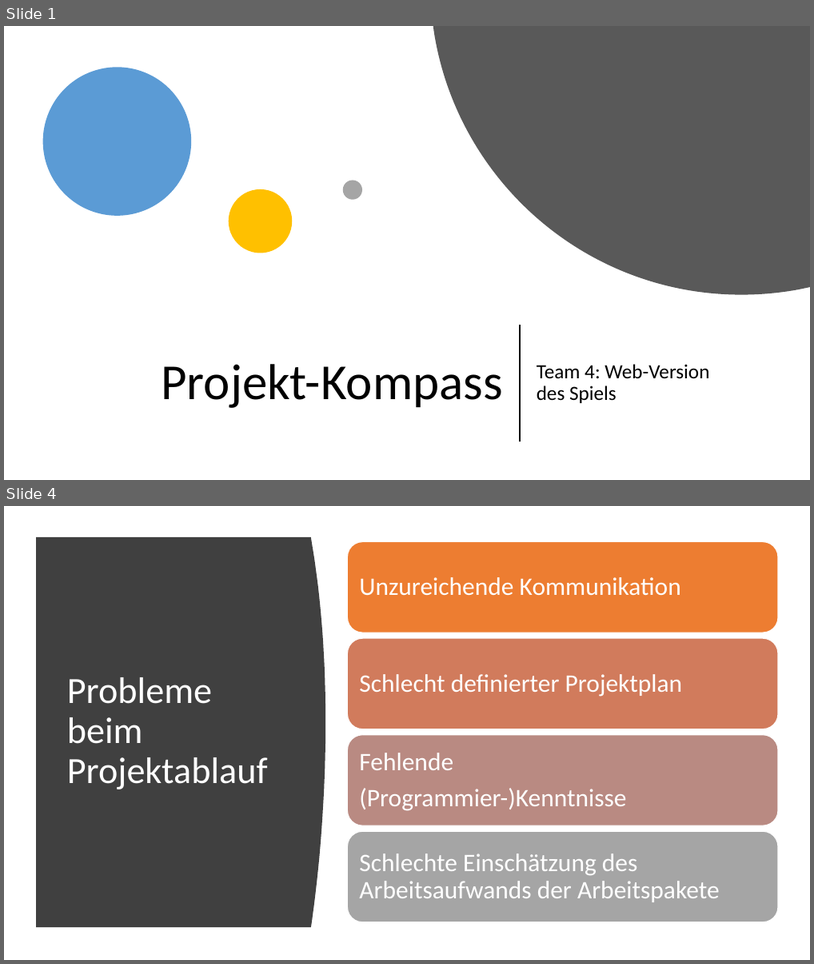
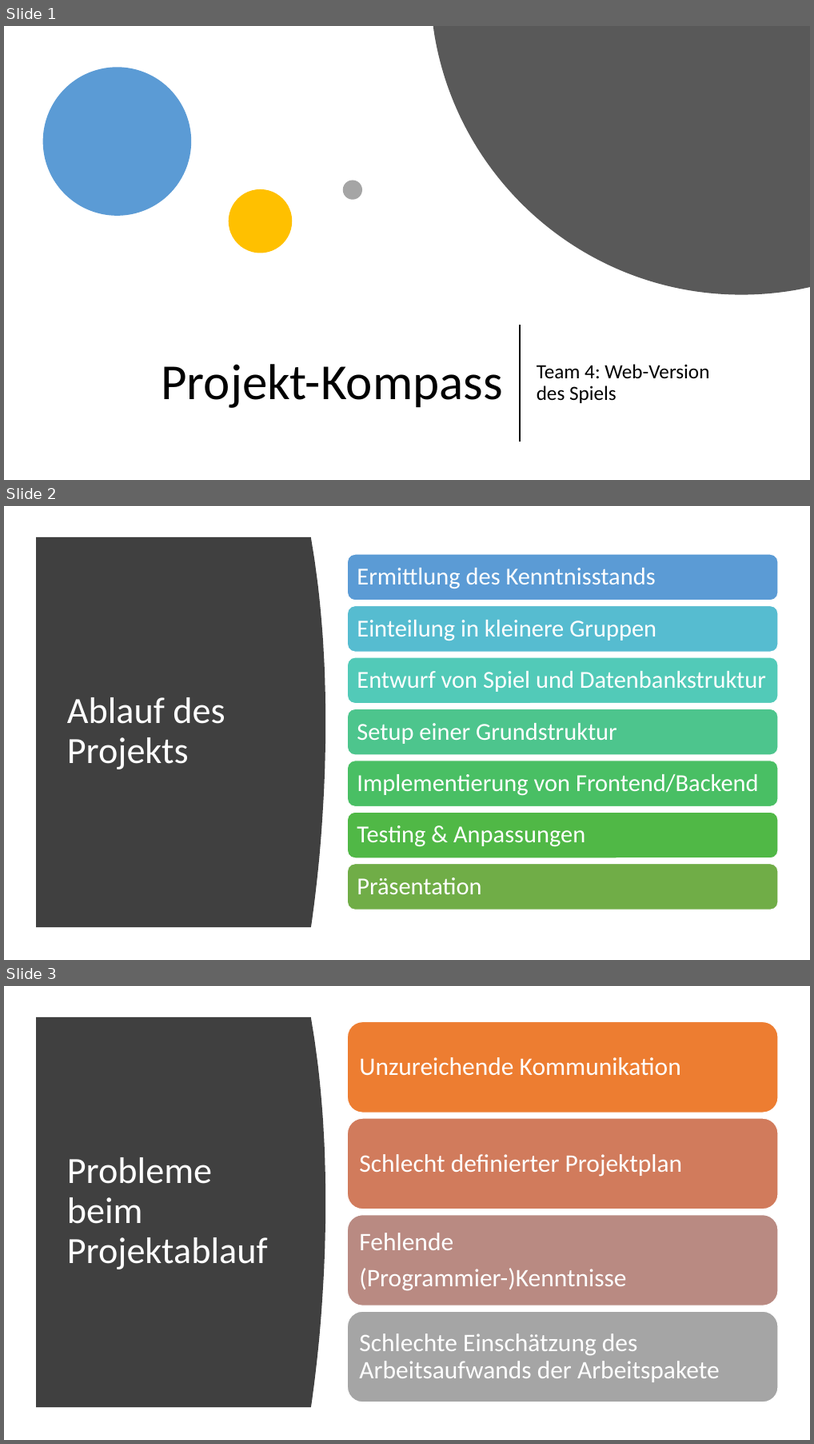
Before and after one commit to dhbw-studentsprojects/PM_Spiel_DHBW18C, a slide deck: Team 4/PM_Abschlusspräsentation_Team4.pptx. Shown one above the other, each under a label of ours: slides 1 and 4 before the commit, slides 1, 2 and 3 after it; the slides between them are not shown. The pictures are 814x964 and 814x1444 pixels, drawn with LibreOffice and Linux fonts; fonts in the diff are those of the drawing. Boxes give left, top, right and bottom in pixels: in the first picture for what was removed or moved away, otherwise in the second. Text is boxed around its words. In the diff, an @@ line names an element or a change of style, - is before the commit and + after.

```diff
--- a/Team 4/PM_Abschlusspräsentation_Team4.pptx
+++ b/Team 4/PM_Abschlusspräsentation_Team4.pptx
@@ slide 2 added at bbox=[4, 506, 810, 960], background #FFFFFF @@
@@ freeform shape added at bbox=[36, 537, 326, 927], fill #404040 @@
@@ title added at bbox=[67, 697, 225, 769], 44 pt, text #FFFFFF @@
+Ablauf des Projekts
@@ group added at bbox=[348, 554, 778, 909]: 7 rounded rectangles, 7 texts @@
+Ermittlung des Kenntnisstands
+Einteilung in kleinere Gruppen
+Entwurf von Spiel und Datenbankstruktur
+Setup einer Grundstruktur
+Implementierung von Frontend/Backend
+Testing & Anpassungen
+Präsentation
@@ what was slide 4 is now slide 3 @@
```
Also in this commit, not shown: 1 slide removed, 1 other file.
